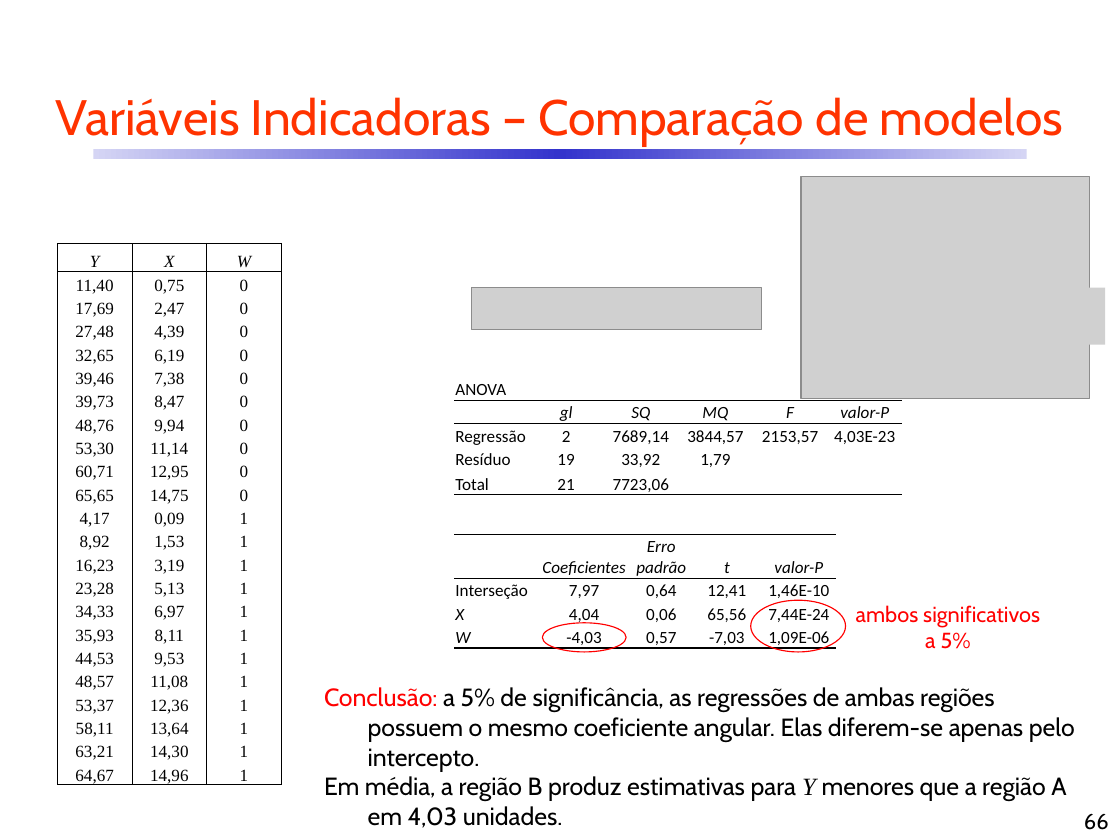
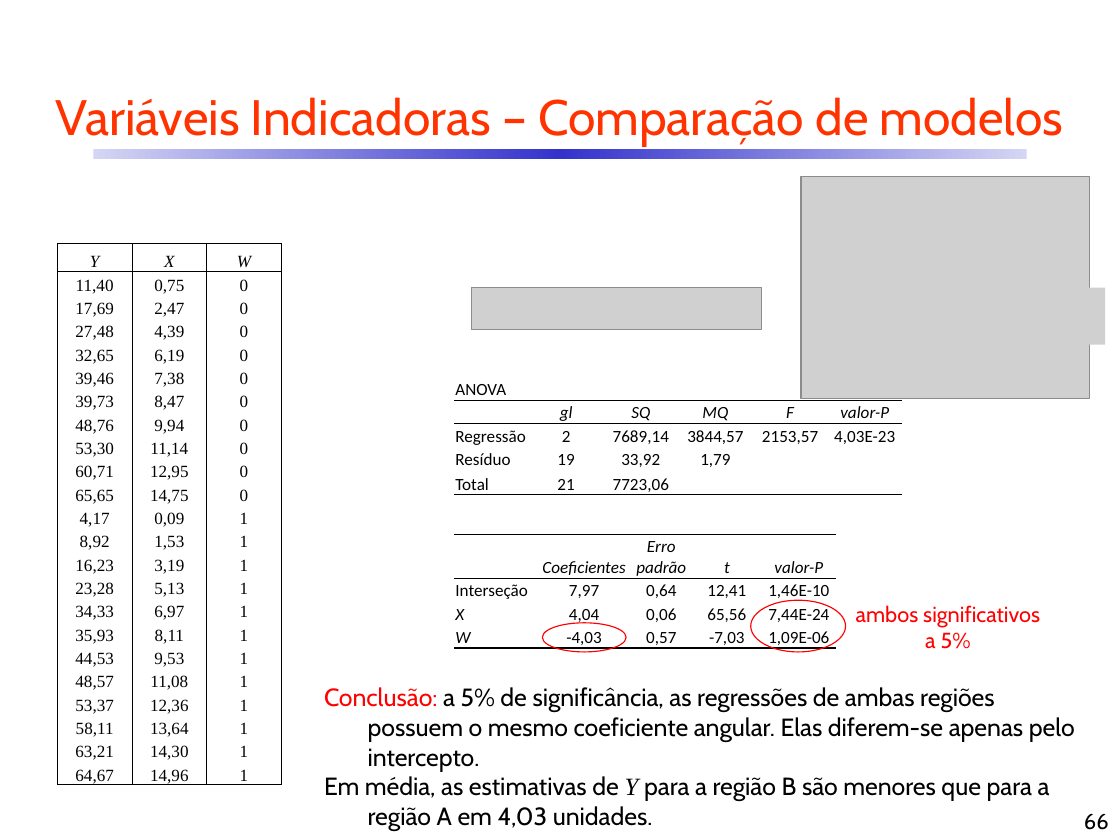
Before and after one commit to CDRenno/Estatistica, a slide deck: slide 66 of ppt/10ARegr.pptx. Drawn at 1120x840 pixels with LibreOffice and Linux fonts; fonts in the diff are those of the drawing; grey boxes stand for pictures. Boxes give left, top, right and bottom in pixels: in the first picture for what was removed or moved away, otherwise in the second. Text is boxed around its words. In the diff, an @@ line names an element or a change of style, - is before the commit and + after.

```diff
--- a/ppt/10ARegr.pptx
+++ b/ppt/10ARegr.pptx
@@ text at <box>324,776,1050,831</box>: text changed @@
-Em média, a região B produz estimativas para Y menores que a região A em 4,03 unidades.
+Em média, as estimativas de Y para a região B são menores que para a região A em 4,03 unidades.
```
Also in this commit, not shown: 23 other slides changed, 1 slide added, 1 other file.
